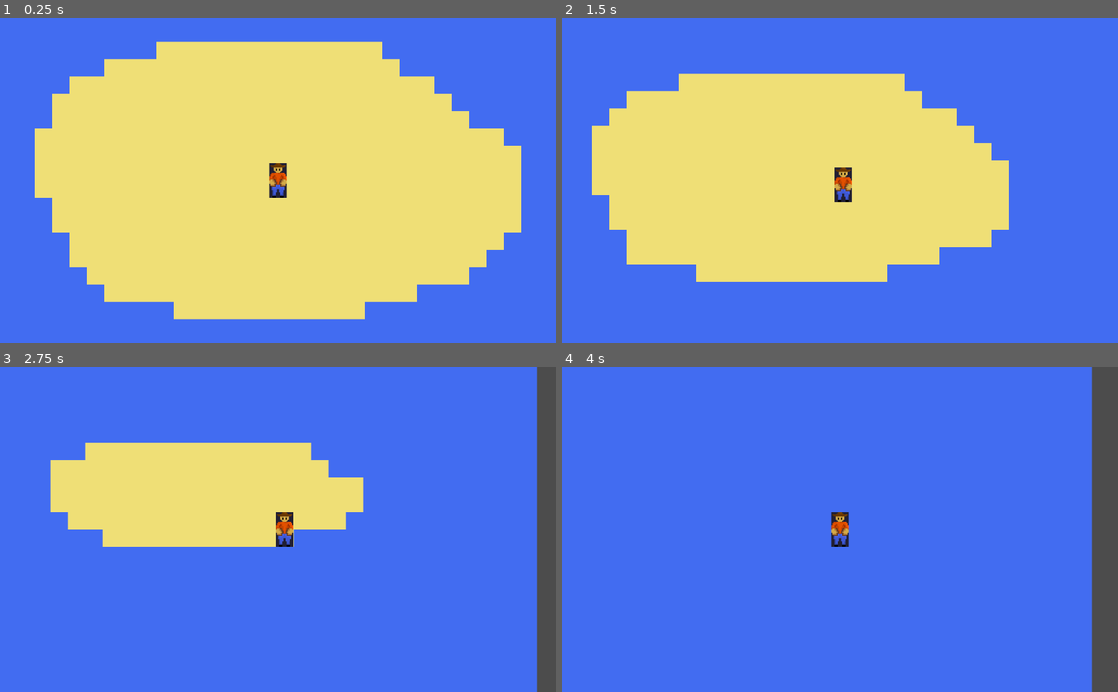
Above: before the commit, frames 1-4 (two rows, left to right).
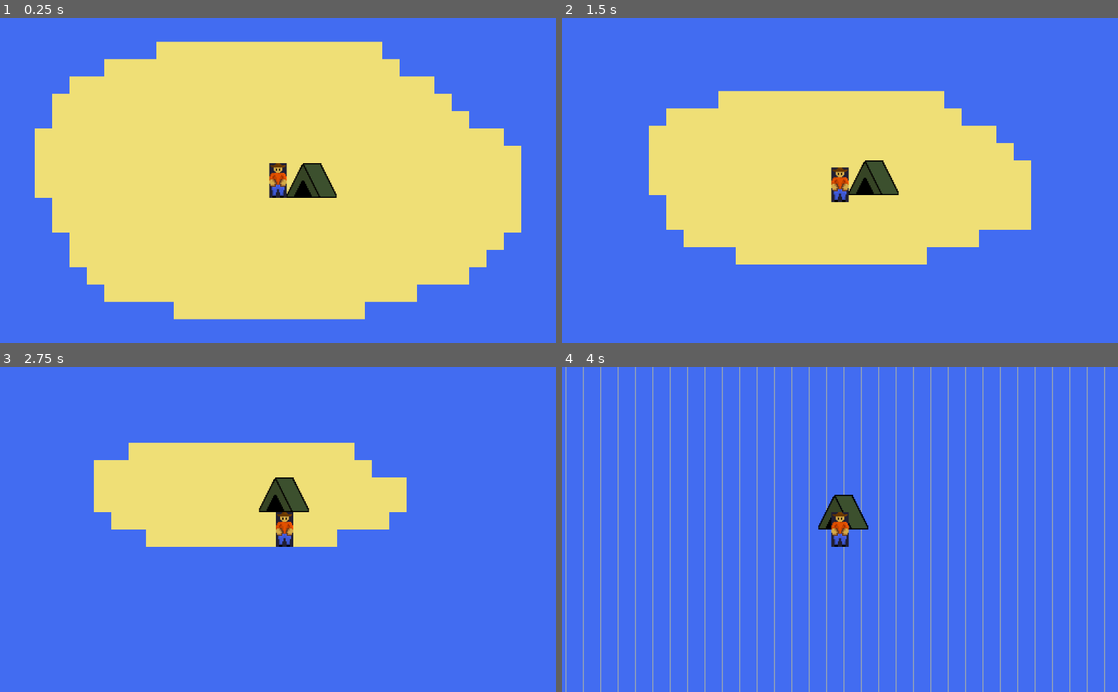
Above: after the commit, the same moments.

Repository: Sahithium-Z/g4c
Game: Godot game, scene res://Main.tscn
Two runs of this game, one before a commit and one after it. Both use one fixed random seed, a clock stepped at 60 frames per second and the inputs below.
Inputs:
- Up to frame 1 (0.25 s): no input
- Up to frame 2 (1.5 s): tap Enter (ui_accept) at 0.5, 1.35 s; hold Right (ui_right) 0.53-1.28 s; hold Enter (ui_accept) 0.53-1.28 s; hold Down (ui_down) from 1.28 s (still down)
- Up to frame 3 (2.75 s): tap Enter (ui_accept) at 1.52, 1.82 s; release Down (ui_down) at 2.03 s; hold Right (ui_right) from 2.03 s (still down); hold Enter (ui_accept) from 2.03 s (still down)
- Up to frame 4 (4 s): release Right (ui_right) at 2.78 s; release Enter (ui_accept) at 2.78 s; hold Up (ui_up) 2.78-3.53 s; tap Enter (ui_accept) at 2.85, 3.02, 3.32 s; hold Left (ui_left) from 3.53 s (still down); hold Enter (ui_accept) from 3.53 s (still down)

The runs differ from the first frame. In frame 1, 0.7% of the frame differs, in the area x 51-61%, y 44-56%; in frame 2, 13%, in the area x 5-85%, y 17-82%; in frame 3, 9.2%; in frame 4, 13%.

Commit message:
added a tent
idk if we'll actually use a tent
the tent "passes the time" (rises water and probably grows crops)

Diff:
--- a/Main.gd
+++ b/Main.gd
@@ -21,6 +21,6 @@
 	if tileMap.get_cellv(cell + Vector2.UP) == 3 or tileMap.get_cellv(cell + Vector2.LEFT) == 3 or tileMap.get_cellv(cell + Vector2.DOWN) == 3 or tileMap.get_cellv(cell + Vector2.RIGHT) == 3:
 			return true
 
-func _process(_delta):
-	if Input.is_action_just_pressed("ui_accept"):
-		shrink_island()
+
+func _on_next_stage():
+	shrink_island()
--- a/Main.tscn
+++ b/Main.tscn
@@ -1,8 +1,9 @@
-[gd_scene load_steps=6 format=2]
+[gd_scene load_steps=7 format=2]
 
 [ext_resource path="res://Player.tscn" type="PackedScene" id=1]
 [ext_resource path="res://placeholder_textures.png" type="Texture" id=2]
 [ext_resource path="res://Main.gd" type="Script" id=3]
+[ext_resource path="res://Tent.tscn" type="PackedScene" id=4]
 
 [sub_resource type="ConvexPolygonShape2D" id=1]
 points = PoolVector2Array( 0, 0, 16, 0, 16, 16, 0, 16 )
@@ -54,5 +55,10 @@
 format = 1
 tile_data = PoolIntArray( -720915, 3, 0, -720914, 3, 0, -720913, 3, 0, -720912, 3, 0, -720911, 3, 0, -720910, 3, 0, -72 …(12884 unchanged characters)…
 
+[node name="Tent" parent="." instance=ExtResource( 4 )]
+position = Vector2( 261, 112 )
+
 [node name="Player" parent="." instance=ExtResource( 1 )]
 position = Vector2( 230, 112 )
+
+[connection signal="next_stage" from="Tent" to="." method="_on_next_stage"]
--- a/Player.gd
+++ b/Player.gd
@@ -1,4 +1,5 @@
 extends KinematicBody2D
+class_name Player
 
 var velocity = Vector2.ZERO
 
--- /dev/null
+++ b/Tent.gd
@@ -0,0 +1,20 @@
+extends StaticBody2D
+
+onready var area = $Area2D
+var touching_player = false
+
+signal next_stage
+
+func _input(event):
+	if event.is_action_pressed("ui_accept"):
+		if touching_player:
+			emit_signal("next_stage")
+
+
+func _on_body_entered(body):
+	if body is Player:
+		touching_player = true
+
+func _on_body_exited(body):
+	if body is Player:
+		touching_player = false
--- /dev/null
+++ b/Tent.tscn
@@ -0,0 +1,24 @@
+[gd_scene load_steps=4 format=2]
+
+[ext_resource path="res://placeholder_tent.png" type="Texture" id=1]
+[ext_resource path="res://Tent.gd" type="Script" id=2]
+
+[sub_resource type="RectangleShape2D" id=1]
+extents = Vector2( 33, 26 )
+
+[node name="Tent" type="StaticBody2D"]
+script = ExtResource( 2 )
+
+[node name="Area2D" type="Area2D" parent="."]
+
+[node name="CollisionShape2D" type="CollisionShape2D" parent="Area2D"]
+shape = SubResource( 1 )
+
+[node name="CollisionPolygon2D" type="CollisionPolygon2D" parent="."]
+polygon = PoolVector2Array( -23, 16, -23, 12, -8, -16, 9, -16, 23, 12, 23, 16 )
+
+[node name="Sprite" type="Sprite" parent="."]
+texture = ExtResource( 1 )
+
+[connection signal="body_entered" from="Area2D" to="." method="_on_body_entered"]
+[connection signal="body_exited" from="Area2D" to="." method="_on_body_exited"]
--- a/project.godot
+++ b/project.godot
@@ -7,6 +7,16 @@
 ;   param=value ; assign values to parameters
 
 config_version=4
+
+_global_script_classes=[ {
+"base": "KinematicBody2D",
+"class": "Player",
+"language": "GDScript",
+"path": "res://Player.gd"
+} ]
+_global_script_class_icons={
+"Player": ""
+}
 
 [application]
 
Binary file added: placeholder_tent.png
Not shown, added: placeholder_tent.png.import
